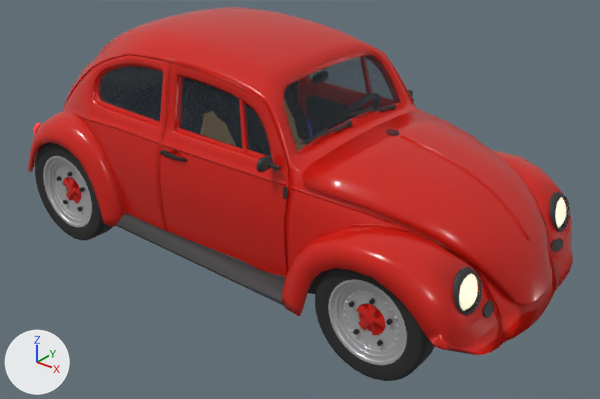
Renders of the glTF model prototype/assets/beetle.glb from each side of a commit.
Both versions are drawn from a camera (50 mm lens) standing at (3.12, -3.7, 2.71) and looking at (0.15, 0.0, 0.41). Every picture has the same lights, and +X, +Y and +Z are marked at lower left. The older version comes first. Where no turn or scale is listed for an object, it has been applied to the vertices.

Before the edit, the objects in view are built like this:
```python
ob_body = bpy.data.objects.new('body', me_body)
ob_body.location = (0.0, 0.0, 0.0)
ob_wheel_fr = bpy.data.objects.new('wheel_FR', me_wheel_fr)
ob_wheel_fr.location = (1.199, -0.704, 0.33)
ob_wheel_rr = bpy.data.objects.new('wheel_RR', me_wheel_rr)
ob_wheel_rr.location = (-1.2, -0.704, 0.349)
```
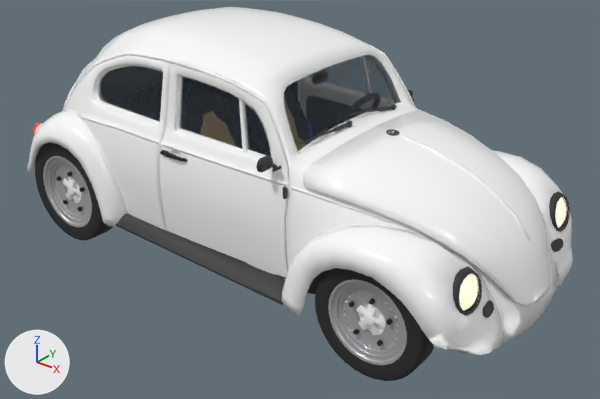
Patch to the scene script:
```diff
--- a/prototype/assets/beetle.glb.py
+++ b/prototype/assets/beetle.glb.py
@@ mat_body @@
 mat_body = principled_material('Body')
-mat_body.base_color = (0.62, 0.012, 0.006)  # red #ce1d12
+mat_body.base_color = (1.0, 1.0, 1.0)  # white #ffffff
 mat_body.roughness = 0.22
```

What differs and where, as boxes [x1, y1, x2, y2] in the pictures (600 x 399 px):
'body', recoloured: [27, 7, 573, 355] in both
'wheel_FR', recoloured: [321, 268, 434, 350] in both
'wheel_RR', recoloured: [35, 142, 113, 230] in both
